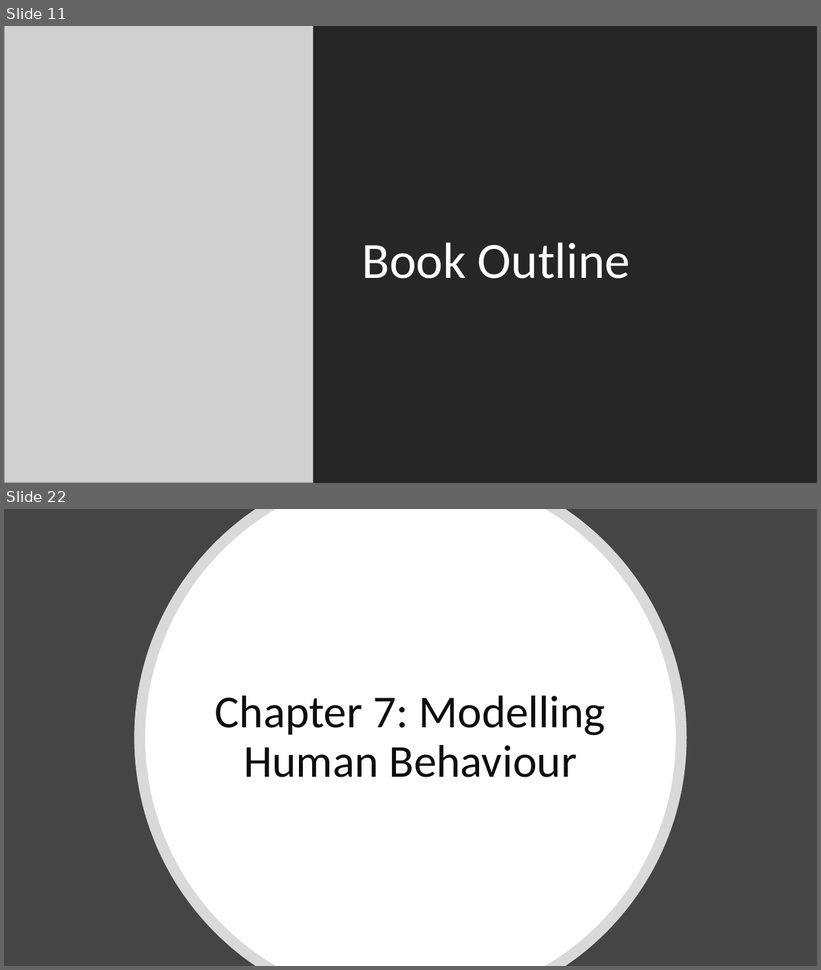
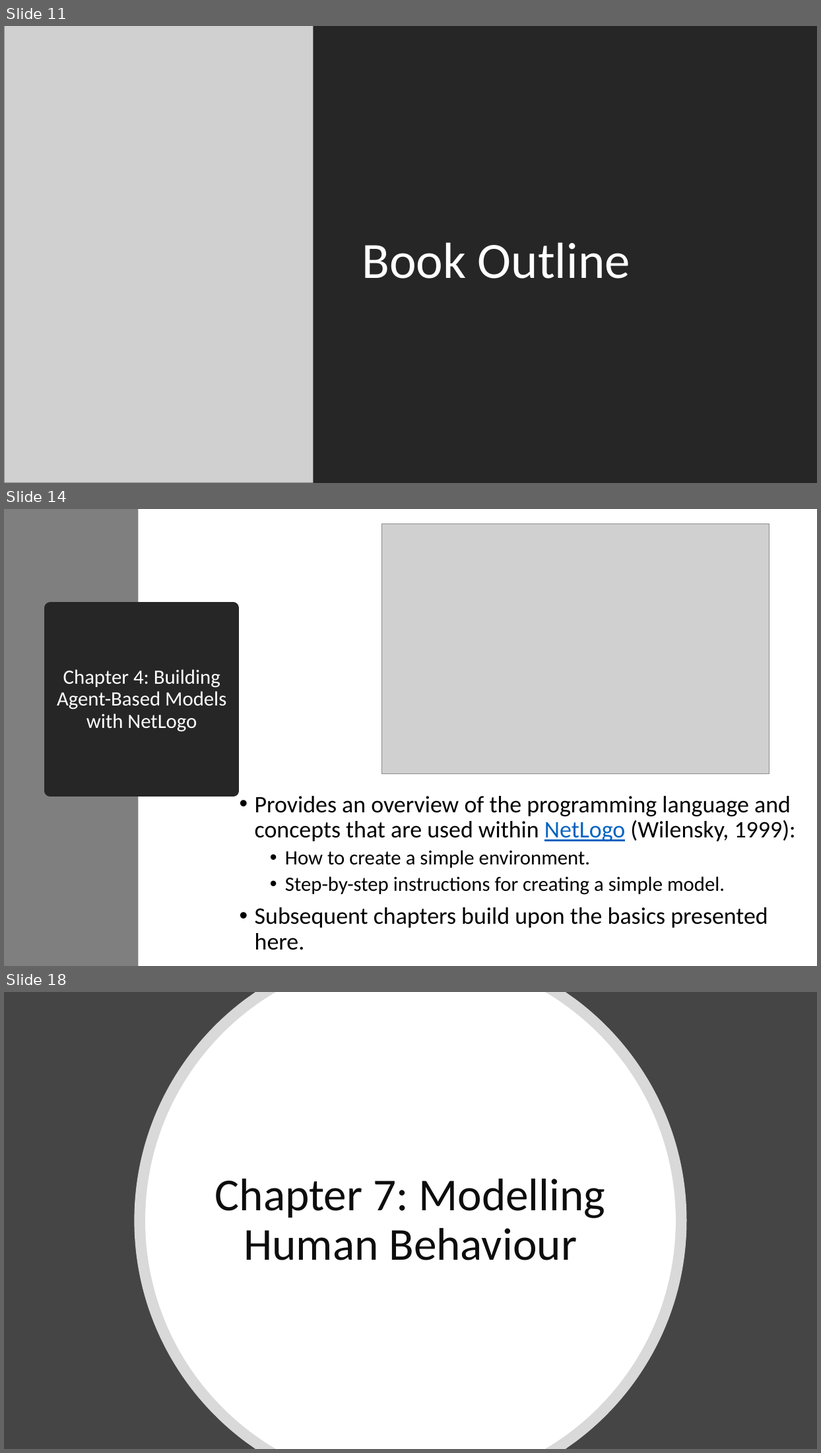
Before and after one commit to abmgis/abmgis, a slide deck: Chapter01-ABMGIS/Chapter1.pptx. Shown one above the other, each under a label of ours: slides 11 and 22 before the commit, slides 11, 14 and 18 after it; the slides between them are not shown. The pictures are 821x970 and 821x1453 pixels, drawn with LibreOffice and Linux fonts; fonts in the diff are those of the drawing; grey boxes stand for pictures. Boxes give left, top, right and bottom in pixels: in the first picture for what was removed or moved away, otherwise in the second. Text is boxed around its words. In the diff, an @@ line names an element or a change of style, - is before the commit and + after.

```diff
--- a/Chapter01-ABMGIS/Chapter1.pptx
+++ b/Chapter01-ABMGIS/Chapter1.pptx
@@ slide 14 added at bbox=[4, 509, 817, 966], background #FFFFFF @@
@@ rectangle added at bbox=[4, 509, 138, 966], fill #7F7F7F @@
@@ picture added at bbox=[382, 524, 770, 774] @@
@@ title added at bbox=[50, 609, 234, 791], fill #262626, outline #262626 13.75 pt, 24 pt, text #FFFFFF @@
+Chapter 4: Building Agent-Based Models with NetLogo
@@ text added at bbox=[255, 796, 796, 951], 28 pt, text #000000 @@
+• Provides an overview of the programming language and concepts that are used within NetLogo (Wilensky, 1999):
+  • How to create a simple environment.
+  • Step-by-step instructions for creating a simple model.
+• Subsequent chapters build upon the basics presented here.
@@ what was slide 22 is now slide 18 @@
```
Also in this commit, not shown: 3 slides changed, 7 other slides added, 11 slides removed.
